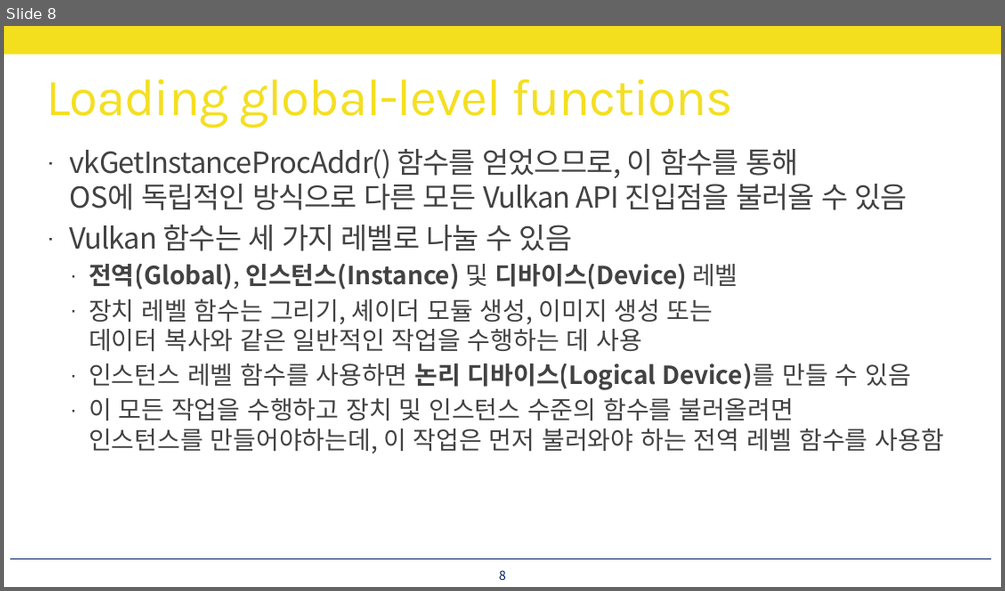
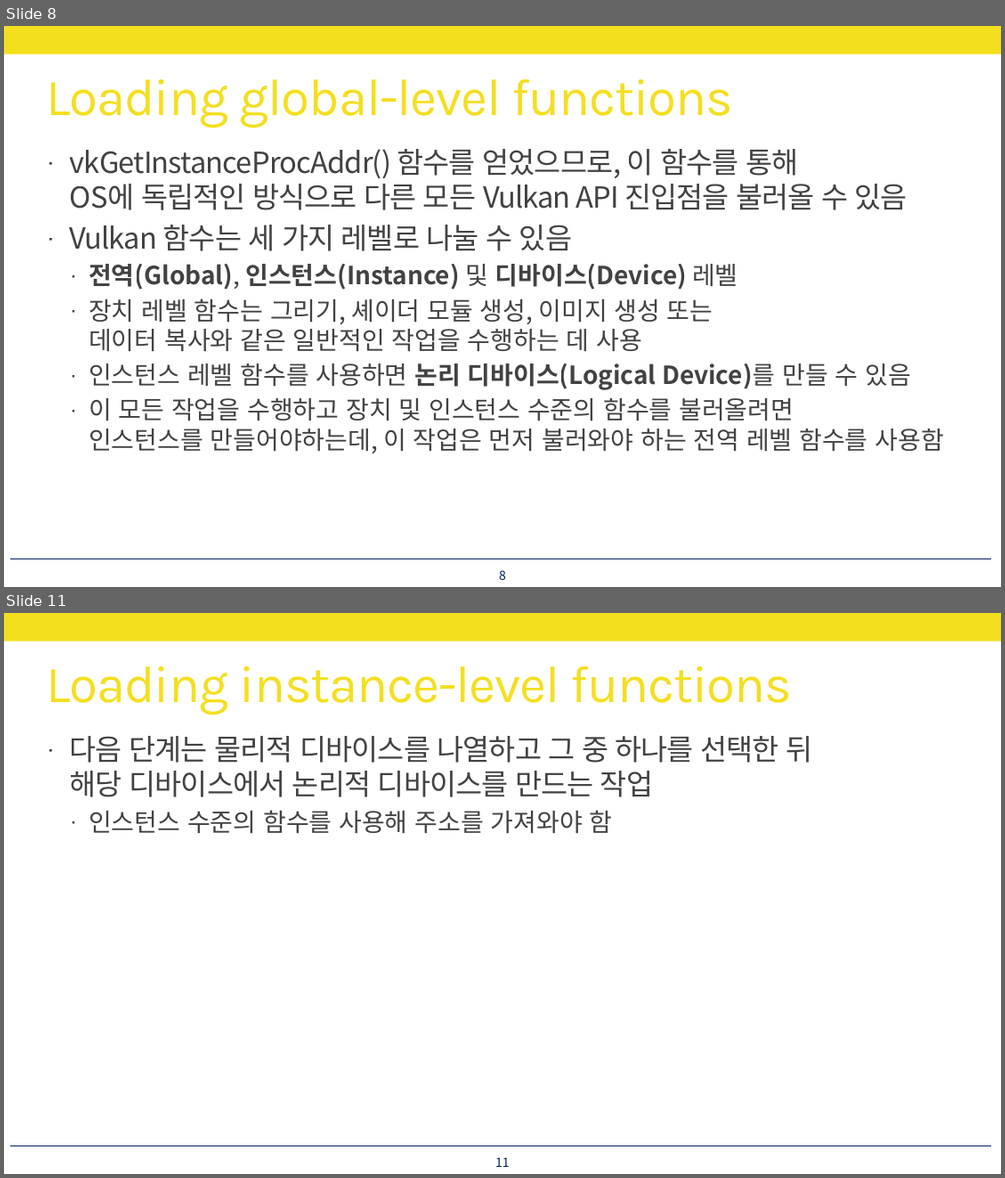
Before and after one commit to jonike/ModernCGStudy, a slide deck: Vulkan - Chapter 1, Part 1.pptx. Shown one above the other, each under a label of ours: slide 8 before the commit, slides 8 and 11 after it; the slides between them are not shown. The pictures are 1005x591 and 1005x1178 pixels, drawn with LibreOffice and Linux fonts; fonts in the diff are those of the drawing. Boxes give left, top, right and bottom in pixels: in the first picture for what was removed or moved away, otherwise in the second. Text is boxed around its words. In the diff, an @@ line names an element or a change of style, - is before the commit and + after.

```diff
--- a/Vulkan - Chapter 1, Part 1.pptx
+++ b/Vulkan - Chapter 1, Part 1.pptx
@@ slide 11 added at box(4, 613, 1001, 1174), background #FFFFFF; not listed: 2 template elements that a slide beside it also shows @@
@@ title added at box(47, 666, 793, 714), 50 pt, text #F4DF1E @@
+Loading instance-level functions
@@ text added at box(70, 736, 812, 834), 28 pt, text #404040 @@
+· 다음 단계는 물리적 디바이스를 나열하고 그 중 하나를 선택한 뒤
+  해당 디바이스에서 논리적 디바이스를 만드는 작업
+  · 인스턴스 수준의 함수를 사용해 주소를 가져와야 함
@@ page number added at box(495, 1157, 510, 1167), 12 pt, text #002060 @@
+11
```
Also in this commit, not shown: 2 other slides added.
